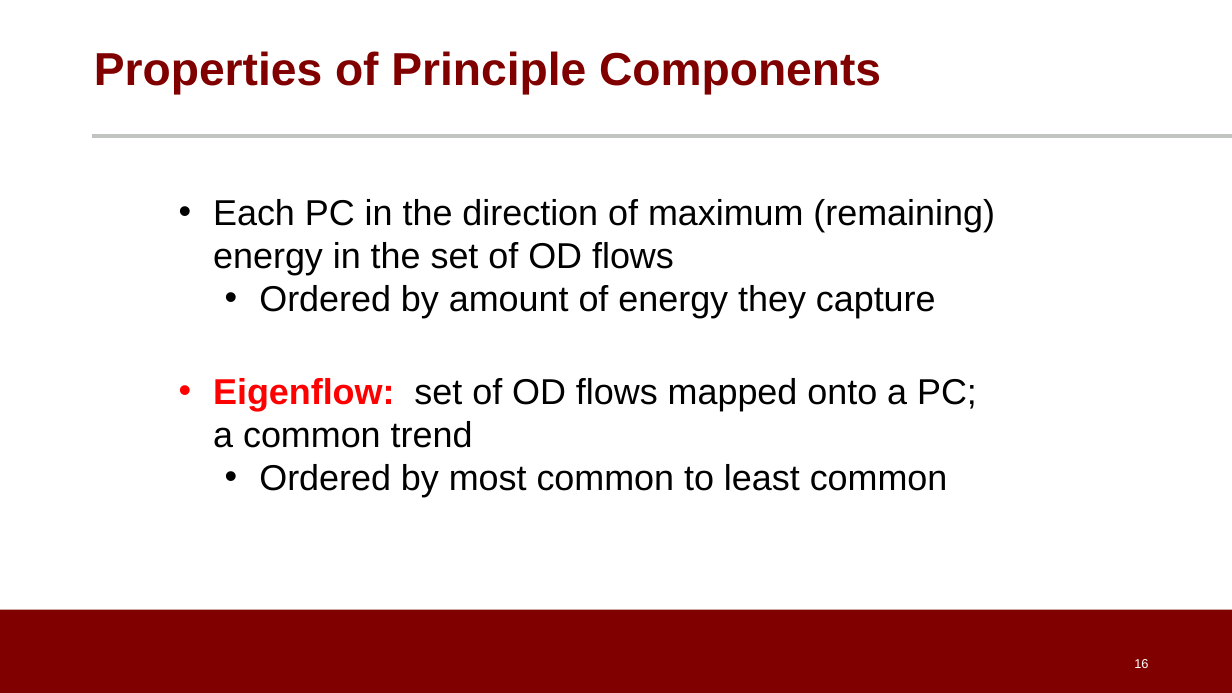
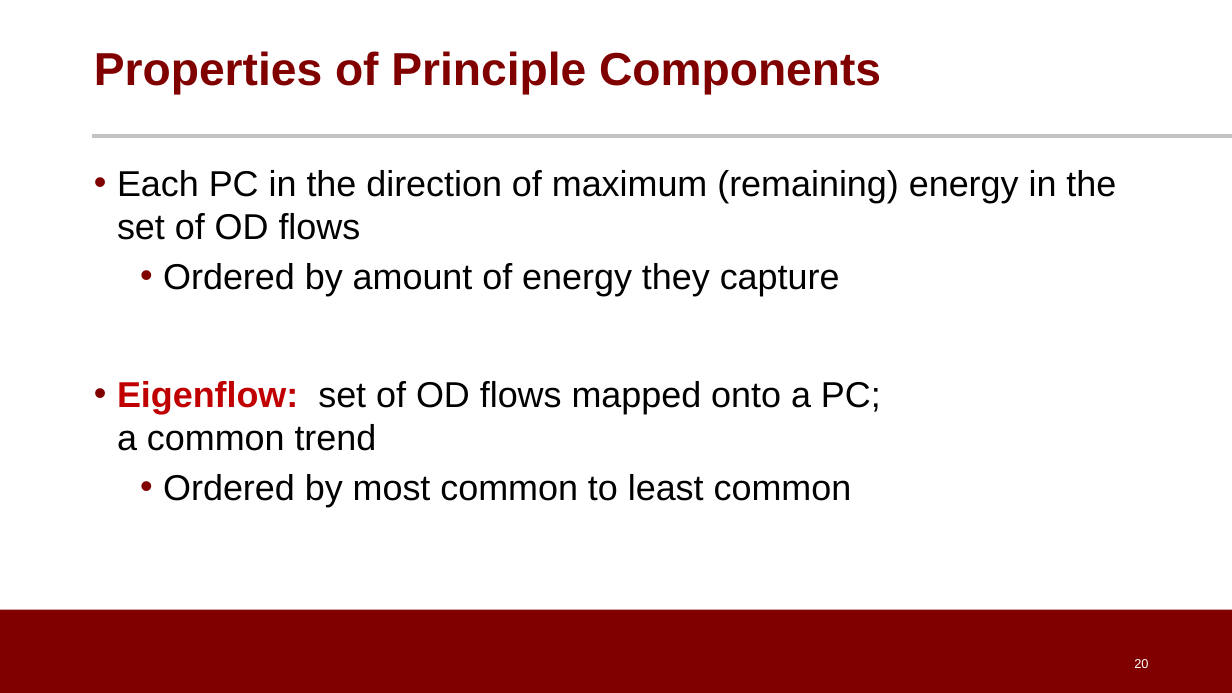
Before and after one commit to noise-lab/ML-Cybersecurity, a slide deck: slide 20 of module-3/ppt/3.4-Unsupervised Learning.pptx (slide 16 before the commit). Drawn at 1232x693 pixels with LibreOffice and Linux fonts; fonts in the diff are those of the drawing; background and template pictures are left out. Boxes give left, top, right and bottom in pixels: in the first picture for what was removed or moved away, otherwise in the second. Text is boxed around its words. In the diff, an @@ line names an element or a change of style, - is before the commit and + after.

```diff
--- a/module-3/ppt/3.4-Unsupervised Learning.pptx
+++ b/module-3/ppt/3.4-Unsupervised Learning.pptx
@@ text "Each PC in the direction ...": place and size @@
-text "Each PC in the direction ..." at bbox=[213, 199, 995, 497]
+text "Each PC in the direction ..." at bbox=[117, 170, 1116, 507]
@@ text "Each PC in the direction ..." at bbox=[117, 170, 1116, 507]: text colour #FF0000 to #C00000 in "Eigenflow:"; indent changed; more space between paragraphs @@
@@ page number at bbox=[1134, 659, 1148, 668]: text changed @@
-16
+20
```
Also in this commit, not shown: 12 other slides changed, 6 slides added, 2 slides removed, 1 other file.
